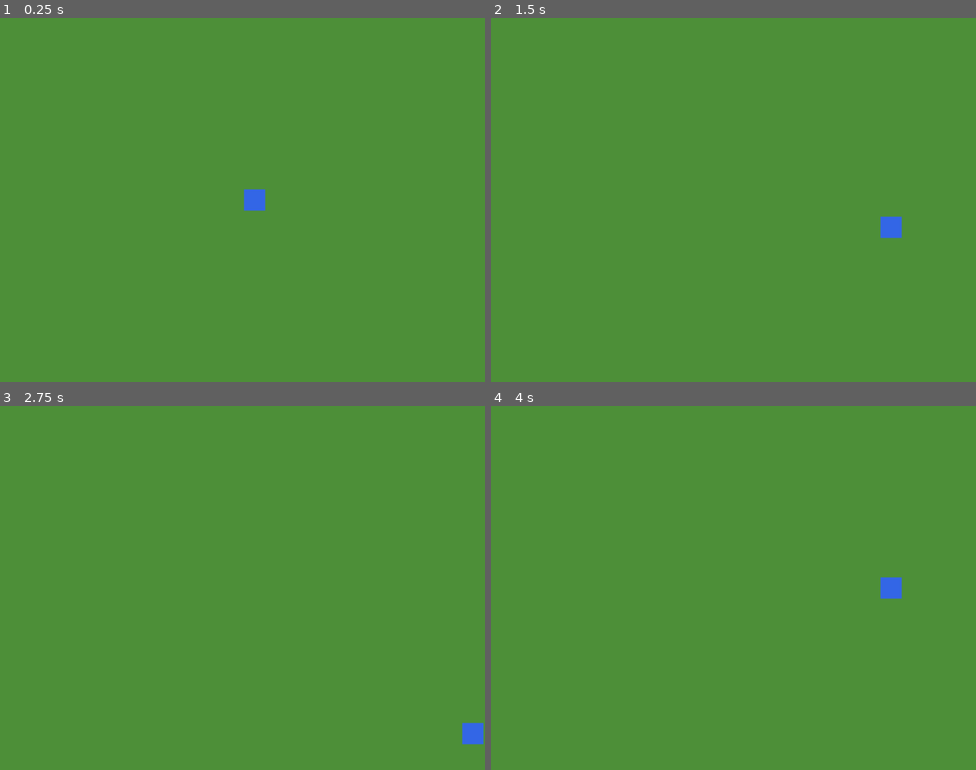
Above: before the commit, frames 1-4 (two rows, left to right).
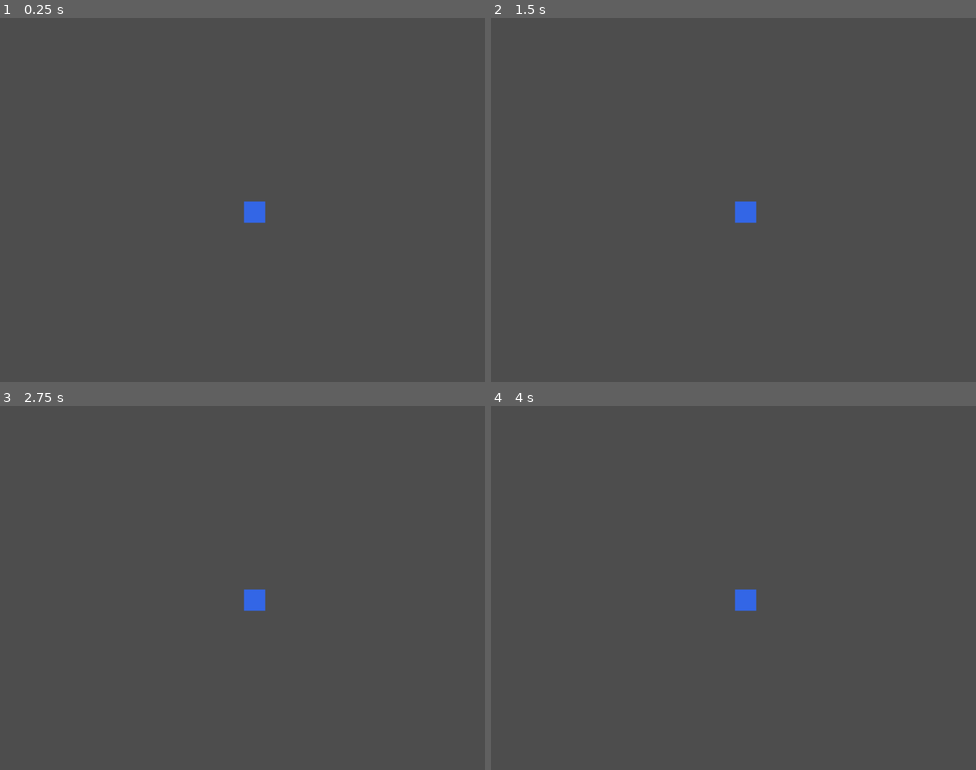
Above: after the commit, the same moments.

Repository: amine-oubad/pokemon-amso
Game: Godot game, scene res://scenes/test/TestMap.tscn
The game is run twice, just before and just after one commit, with the same random seed, the same clock (stepped at 60 frames per second) and the same inputs.
Inputs:
- Up to frame 1 (0.25 s): no input
- Up to frame 2 (1.5 s): tap Enter at 0.5 s; hold D (move_right) 0.53-1.28 s; hold S (move_down) from 1.28 s (still down)
- Up to frame 3 (2.75 s): release S (move_down) at 2.03 s; hold D (move_right) from 2.03 s (still down)
- Up to frame 4 (4 s): release D (move_right) at 2.78 s; hold Z (move_up) 2.78-3.53 s; hold Q (move_left) from 3.53 s (still down)

The runs differ from the first frame. In frame 1, 100% of the frame differs, in the area x 0-100%, y 0-100%; in frame 2, 100%; in frame 3, 100%; in frame 4, 100%.

Commit message:
Step 1 complete: TileMapLayer + separate Player.gd + collisions
- Player.gd: grid-based movement, Tween 0.12s, Dictionary collision
- TestMap.gd: TileMapLayer with grass.png tileset, tree borders
  with north passage, 2x2 obstacle blocks, rock obstacles, center path
- Collisions via Dictionary (blocked tiles), no physics bodies

Co-Authored-By: Claude Opus 4.6 (1M context) <noreply@anthropic.com>

Diff:
--- a/scenes/test/TestMap.gd
+++ b/scenes/test/TestMap.gd
@@ -1,44 +1,95 @@
 extends Node2D
+## Map de test 20x15 — TileMapLayer + Player séparé + collisions Dictionary.
 
 const TILE: int = 16
+const W: int = 20
+const H: int = 15
+
+## Atlas coords dans grass.png (col, row)
+const GRASS: Vector2i   = Vector2i(0, 0)
+const GRASS2: Vector2i  = Vector2i(1, 0)
+const GRASS3: Vector2i  = Vector2i(3, 0)  # herbe fleurie
+const PATH: Vector2i    = Vector2i(4, 0)
+const TREE: Vector2i    = Vector2i(0, 2)   # arbre (1 tile pour simplifier)
+const ROCK: Vector2i    = Vector2i(3, 3)   # rocher
+
+var _blocked: Dictionary = {}
 
 func _ready() -> void:
-	# Fond vert simple
-	var bg := ColorRect.new()
-	bg.color = Color(0.3, 0.56, 0.22)
-	bg.size = Vector2(320, 240)
-	add_child(bg)
+	var tilemap := _create_tilemap()
+	add_child(tilemap)
+	_fill_map(tilemap)
+	_spawn_player()
 
-	# Joueur = carré bleu
-	var player := ColorRect.new()
-	player.color = Color(0.2, 0.4, 0.9)
-	player.size = Vector2(14, 14)
-	player.position = Vector2(10 * TILE + 1, 7 * TILE + 1)
-	player.name = "Player"
-	add_child(player)
+func _create_tilemap() -> TileMapLayer:
+	var ts := TileSet.new()
+	ts.tile_size = Vector2i(TILE, TILE)
+	var atlas := TileSetAtlasSource.new()
+	atlas.texture = load("res://assets/tilesets/grass.png")
+	atlas.texture_region_size = Vector2i(TILE, TILE)
+	ts.add_source(atlas, 0)
+	var tm := TileMapLayer.new()
+	tm.tile_set = ts
+	tm.texture_filter = CanvasItem.TEXTURE_FILTER_NEAREST
+	return tm
 
-	print("[TestMap] Ready — player at ", player.position)
+func _fill_map(tm: TileMapLayer) -> void:
+	# 1. Sol d'herbe partout
+	for y in H:
+		for x in W:
+			var v: Vector2i = GRASS
+			if (x + y) % 5 == 0: v = GRASS2
+			if (x * 3 + y * 7) % 11 == 0: v = GRASS3
+			tm.set_cell(Vector2i(x, y), 0, v)
 
-var _moving: bool = false
-var _player_tile: Vector2i = Vector2i(10, 7)
+	# 2. Bordure d'arbres — tout le tour, passage nord col 9-10
+	for x in W:
+		if x < 9 or x > 10:
+			_wall(tm, x, 0)
+		_wall(tm, x, H - 1)
+	for y in range(1, H - 1):
+		_wall(tm, 0, y)
+		_wall(tm, W - 1, y)
 
-func _process(_delta: float) -> void:
-	if _moving:
-		return
-	var dir := Vector2i.ZERO
-	if Input.is_action_pressed("move_up"):    dir = Vector2i(0, -1)
-	elif Input.is_action_pressed("move_down"):  dir = Vector2i(0, 1)
-	elif Input.is_action_pressed("move_left"):  dir = Vector2i(-1, 0)
-	elif Input.is_action_pressed("move_right"): dir = Vector2i(1, 0)
-	if dir == Vector2i.ZERO:
-		return
-	var target: Vector2i = _player_tile + dir
-	if target.x < 0 or target.x >= 20 or target.y < 0 or target.y >= 15:
-		return
-	_player_tile = target
-	_moving = true
-	var player_node: ColorRect = $Player
-	var dest := Vector2(target.x * TILE + 1, target.y * TILE + 1)
-	var tw: Tween = create_tween()
-	tw.tween_property(player_node, "position", dest, 0.12)
-	tw.finished.connect(func() -> void: _moving = false)
+	# 3. Obstacles au milieu
+	# Bloc arbres 2x2 gauche
+	_wall(tm, 5, 5); _wall(tm, 6, 5)
+	_wall(tm, 5, 6); _wall(tm, 6, 6)
+	# Bloc arbres 2x2 droite
+	_wall(tm, 13, 5); _wall(tm, 14, 5)
+	_wall(tm, 13, 6); _wall(tm, 14, 6)
+	# Ligne horizontale
+	for x in range(7, 13):
+		_wall(tm, x, 10)
+	# Rochers isolés
+	_rock(tm, 3, 3)
+	_rock(tm, 16, 3)
+	_rock(tm, 8, 8)
+
+	# 4. Chemin vertical au centre
+	for y in range(1, H - 1):
+		tm.set_cell(Vector2i(9, y), 0, PATH)
+		tm.set_cell(Vector2i(10, y), 0, PATH)
+
+## Place un arbre et le bloque
+func _wall(tm: TileMapLayer, x: int, y: int) -> void:
+	tm.set_cell(Vector2i(x, y), 0, TREE)
+	_blocked[Vector2i(x, y)] = true
+
+## Place un rocher et le bloque
+func _rock(tm: TileMapLayer, x: int, y: int) -> void:
+	tm.set_cell(Vector2i(x, y), 0, ROCK)
+	_blocked[Vector2i(x, y)] = true
+
+func _spawn_player() -> void:
+	var scr: GDScript = load("res://scripts/overworld/Player.gd")
+	var p := Node2D.new()
+	p.set_script(scr)
+	p.name = "Player"
+	add_child(p)
+	p.blocked = _blocked
+	p.map_rect = Rect2i(0, 0, W, H)
+	p.set_tile_pos(Vector2i(10, 7))
+	# Caméra
+	var cam := Camera2D.new()
+	p.add_child(cam)
--- /dev/null
+++ b/scripts/overworld/Player.gd
@@ -0,0 +1,69 @@
+extends Node2D
+## Joueur overworld — déplacement grille strict 16x16.
+## Collisions gérées par un Dictionary de tiles bloquées (rempli par la map).
+
+const TILE: int = 16
+const MOVE_DURATION: float = 0.12
+
+enum Dir { DOWN, UP, LEFT, RIGHT }
+
+const DIR_VEC: Dictionary = {
+	Dir.DOWN:  Vector2i(0, 1),
+	Dir.UP:    Vector2i(0, -1),
+	Dir.LEFT:  Vector2i(-1, 0),
+	Dir.RIGHT: Vector2i(1, 0),
+}
+
+## Rempli par la map : blocked[Vector2i(x,y)] = true
+var blocked: Dictionary = {}
+## Limites de la map
+var map_rect: Rect2i = Rect2i(0, 0, 20, 15)
+## Position tile courante
+var tile_pos: Vector2i = Vector2i.ZERO
+## Direction
+var facing: Dir = Dir.DOWN
+## Verrou pendant le mouvement
+var _moving: bool = false
+
+func _ready() -> void:
+	# Carré bleu 14x14 centré dans le tile (1px marge)
+	var rect := ColorRect.new()
+	rect.color = Color(0.2, 0.4, 0.9)
+	rect.size = Vector2(14, 14)
+	rect.position = Vector2(1, 1)
+	add_child(rect)
+	_snap()
+
+func set_tile_pos(tp: Vector2i) -> void:
+	tile_pos = tp
+	_snap()
+
+func _snap() -> void:
+	position = Vector2(tile_pos.x * TILE, tile_pos.y * TILE)
+
+func _process(_delta: float) -> void:
+	if _moving:
+		return
+	var dir: Dir = Dir.DOWN
+	var pressed: bool = false
+	if Input.is_action_pressed("move_up"):
+		dir = Dir.UP; pressed = true
+	elif Input.is_action_pressed("move_down"):
+		dir = Dir.DOWN; pressed = true
+	elif Input.is_action_pressed("move_left"):
+		dir = Dir.LEFT; pressed = true
+	elif Input.is_action_pressed("move_right"):
+		dir = Dir.RIGHT; pressed = true
+	if not pressed:
+		return
+	facing = dir
+	var target: Vector2i = tile_pos + DIR_VEC[dir]
+	# Bloqué si hors map ou tile bloquée
+	if not map_rect.has_point(target) or blocked.has(target):
+		return
+	# Déplacement
+	_moving = true
+	tile_pos = target
+	var tw: Tween = create_tween()
+	tw.tween_property(self, "position", Vector2(target.x * TILE, target.y * TILE), MOVE_DURATION)
+	tw.finished.connect(func() -> void: _moving = false; _snap())
